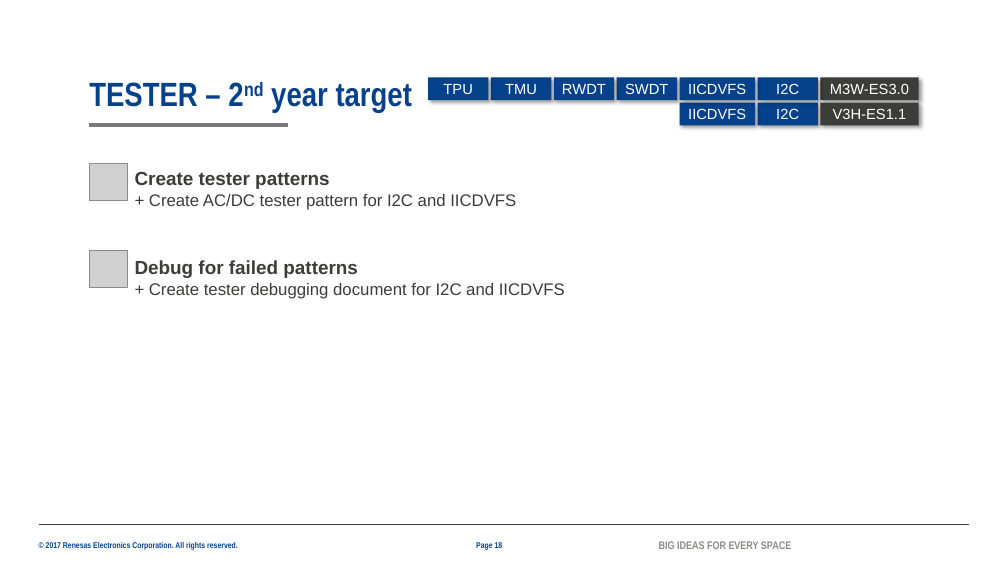
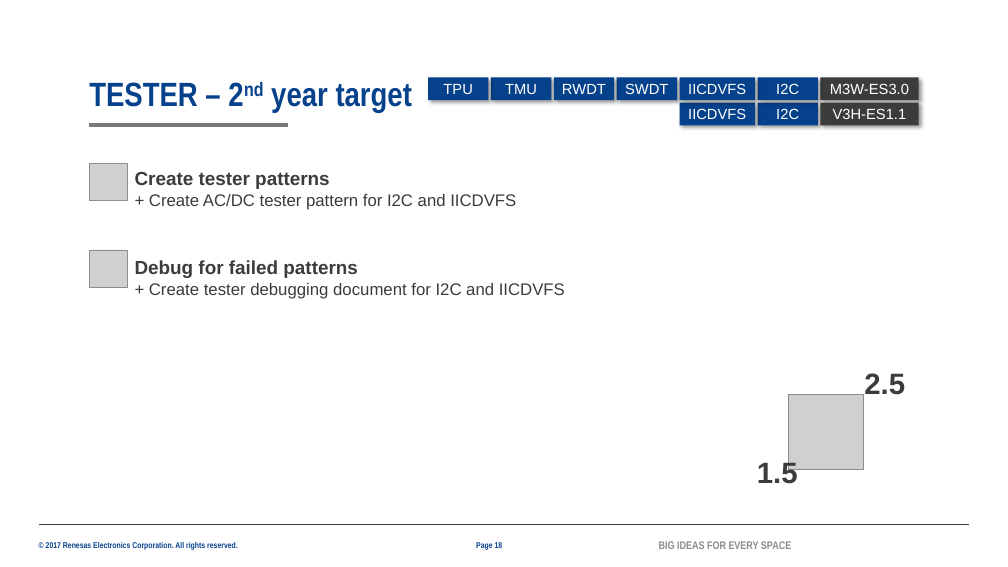
Before and after one commit to lesyhau/bridge, a slide deck: slide 18 of 2082_HauSyLe_PER_MentorMentee_26G.pptx. Drawn at 1008x567 pixels with LibreOffice and Linux fonts; fonts in the diff are those of the drawing; grey boxes stand for pictures; background and template pictures are left out. Boxes give left, top, right and bottom in pixels: in the first picture for what was removed or moved away, otherwise in the second. Text is boxed around its words. In the diff, an @@ line names an element or a change of style, - is before the commit and + after.

```diff
--- a/2082_HauSyLe_PER_MentorMentee_26G.pptx
+++ b/2082_HauSyLe_PER_MentorMentee_26G.pptx
@@ text added at box(864, 373, 905, 395), 28 pt, text #3C3C3B, bold @@
+2.5
@@ picture added at box(789, 395, 864, 470) @@
@@ text added at box(757, 460, 798, 484), 28 pt, text #3C3C3B, bold @@
+1.5
```
Also in this commit, not shown: 4 other slides changed, 1 other file.
